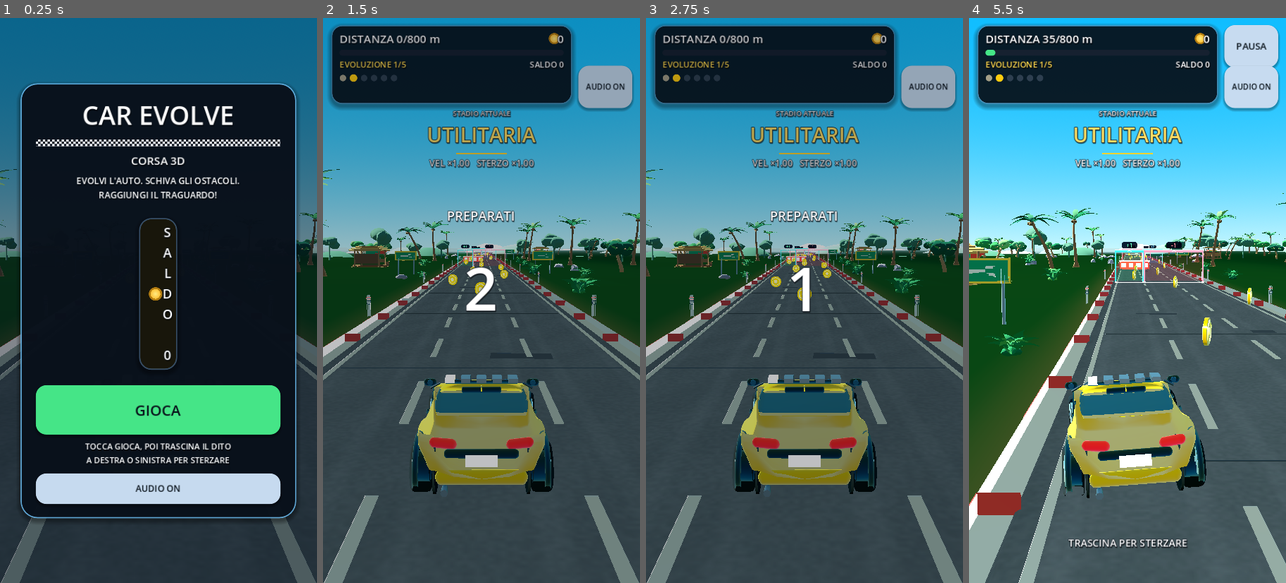
Above: before the commit, frames 1-4 (left to right).
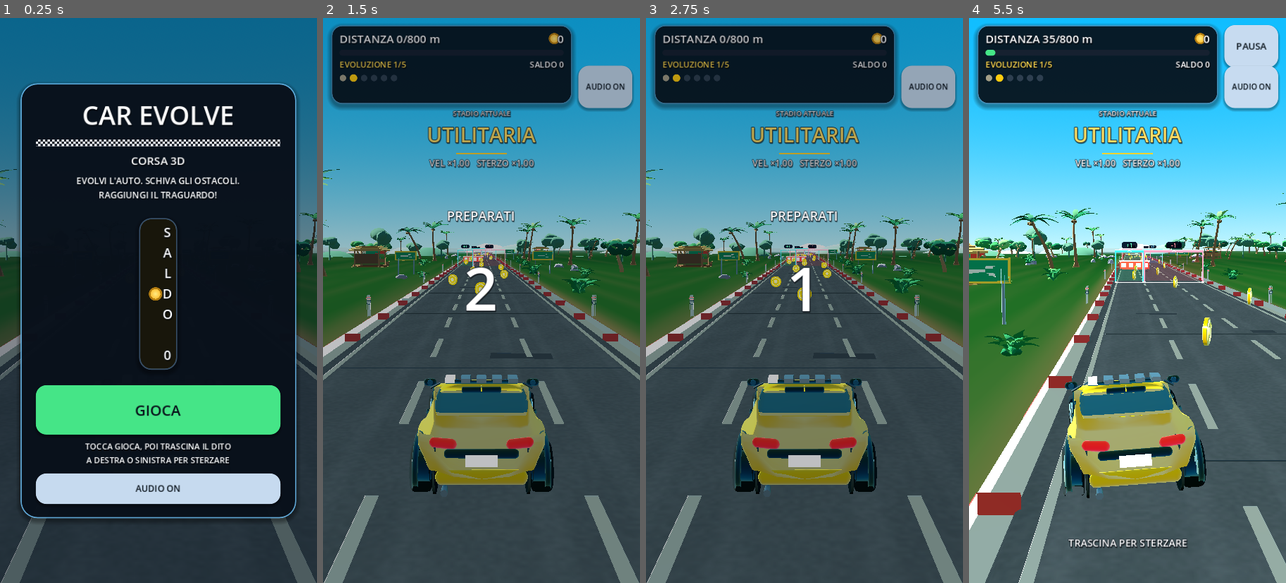
Above: after the commit, the same moments.

Repository: wraixxfn-create/GiocoMobile
Game: Godot game, scene res://scenes/Main.tscn
Two runs of this game, one before a commit and one after it. Both use one fixed random seed, a clock stepped at 60 frames per second and the inputs below.
Inputs (mouse positions are in pixels of both pictures, inside the frame that each line leads up to):
- Up to frame 1 (0.25 s): no input
- Up to frame 2 (1.5 s): click "GIOCA" at 0.5 s; click "AUDIO ON" at 1.25 s
- Up to frame 3 (2.75 s): tap Enter at 2 s; move the mouse to (874, 272) at 2.02 s; hold Right (ui_right) from 2.03 s (still down); tap 1 at 2.1 s; click (874, 272) at 2.17 s
- Up to frame 4 (5.5 s): release Right (ui_right) at 2.75 s; drag from (1064, 328) to (1111, 413) at 2.77 s; move the mouse to (1159, 176) at 3.52 s; hold Right (ui_right) 3.53-4.25 s; tap 3 at 3.6 s; drag from (1111, 413) to (1032, 215) at 4.27 s; move the mouse to (1222, 385) at 5.02 s; hold Left (ui_left) from 5.03 s (still down); tap 5 at 5.1 s

The runs differ from the first frame. In frame 1, 0.3% of the frame differs, in the area x 0-100%, y 42-59%; in frame 2, 6.2%; in frame 3, 6.2%; in frame 4, 11%, in the area x 0-100%, y 41-86%.

Commit message:
art: prato più chiaro e chiazze leggibili, lingua di sabbia al bordo strada
Co-authored-by: arena-agent <297053741+arena-agent@users.noreply.github.com>

Diff:
--- a/scripts/scenery/SceneryGroundField.gd
+++ b/scripts/scenery/SceneryGroundField.gd
@@ -69,22 +69,26 @@
 ## Colore del terreno: sabbia calda vicino all'asfalto, poi tre verdi a chiazze.
 static func color_at(x: float, z: float) -> Color:
 	var distance := absf(x)
-	var sand := 1.0 - smoothstep(SAND_INNER, SAND_OUTER + 1.9, distance)
 	var patch_a := sin(z * 0.031 + x * 0.017) * 0.5 + 0.5
-	var patch_b := sin(z * 0.011 - x * 0.026 + 2.1) * 0.5 + 0.5
+	var patch_b := sin(z * 0.017 - x * 0.041 + 2.1) * 0.5 + 0.5
+	var broad := sin(z * 0.0082 + x * 0.011 + 0.6) * 0.5 + 0.5
+	# Tre frequenze: chiazze larghe (colline), medie (prato) e sottili.
 	var grass := SceneryPalette.GRASS_BASE
-	var broad := sin(z * 0.0062 + x * 0.0091 + 0.6) * 0.5 + 0.5
-	grass = grass.lerp(SceneryPalette.GRASS_DEEP, patch_a * 0.72)
-	grass = grass.lerp(SceneryPalette.GRASS_LIGHT, patch_b * 0.60)
-	grass = grass.lerp(SceneryPalette.GRASS_DEEP, broad * 0.34)
-	# Chiazze più secche in quota: danno profondità alle colline.
-	var height_factor := smoothstep(1.0, 9.0, height_at(x, z))
-	grass = grass.lerp(SceneryPalette.GRASS_DRY, height_factor * 0.30)
-	var sand_color := SceneryPalette.SAND.lerp(SceneryPalette.SAND_DARK, patch_a * 0.35)
-	# Bordo sabbia mai pulito: l'erba lo invade a chiazze.
-	var speck := sin(x * 2.7 + z * 1.9) * 0.5 + 0.5
-	sand_color = sand_color.lerp(SceneryPalette.GRASS_DRY, speck * 0.16)
-	return sand_color.lerp(grass, 1.0 - sand * 0.72)
+	grass = grass.lerp(SceneryPalette.GRASS_LIGHT, broad * 0.55)
+	grass = grass.lerp(SceneryPalette.GRASS_DEEP, patch_a * 0.42)
+	grass = grass.lerp(SceneryPalette.GRASS_LIGHT, patch_b * 0.30)
+	# In quota l'erba si fa più secca: le colline si leggono a colpo d'occhio.
+	var height_factor := smoothstep(1.2, 9.0, height_at(x, z))
+	grass = grass.lerp(SceneryPalette.GRASS_DRY, height_factor * 0.34)
+	# Bordo strada: una lingua di sabbia calda, irregolare, che sfuma nell'erba.
+	var sand_band := 1.0 - smoothstep(4.2, 6.6, distance)
+	var speck := sin(x * 1.7 + z * 1.1) * 0.5 + 0.5
+	sand_band = clampf(sand_band + (speck - 0.5) * 0.45, 0.0, 1.0)
+	var sand_color := SceneryPalette.SAND.lerp(SceneryPalette.SAND_DARK, patch_a * 0.30)
+	# Solco scuro subito fuori dal cordolo: appoggia la strada al terreno.
+	var gutter := 1.0 - smoothstep(3.9, 4.9, distance)
+	sand_color = sand_color.lerp(SceneryPalette.SAND_DARK, gutter * 0.45)
+	return grass.lerp(sand_color, sand_band)
 
 
 # ----------------------------------------------------------------- Griglia ---
--- a/scripts/scenery/SceneryPalette.gd
+++ b/scripts/scenery/SceneryPalette.gd
@@ -44,13 +44,13 @@
 # ---------------------------------------------------------------- Terreno ---
 
 ## Fascia sabbiosa subito fuori dal cordolo.
-const SAND := Color(0.66, 0.55, 0.37)
-const SAND_DARK := Color(0.52, 0.43, 0.28)
+const SAND := Color(0.83, 0.73, 0.52)
+const SAND_DARK := Color(0.69, 0.58, 0.39)
 ## Prato: tre toni che si alternano a chiazze morbide.
-const GRASS_DEEP := Color(0.12, 0.31, 0.18)
-const GRASS_BASE := Color(0.18, 0.40, 0.22)
-const GRASS_LIGHT := Color(0.28, 0.51, 0.25)
-const GRASS_DRY := Color(0.43, 0.49, 0.26)
+const GRASS_DEEP := Color(0.20, 0.44, 0.25)
+const GRASS_BASE := Color(0.29, 0.56, 0.31)
+const GRASS_LIGHT := Color(0.42, 0.68, 0.34)
+const GRASS_DRY := Color(0.60, 0.65, 0.36)
 
 # ------------------------------------------------------------- Vegetazione ---
 
